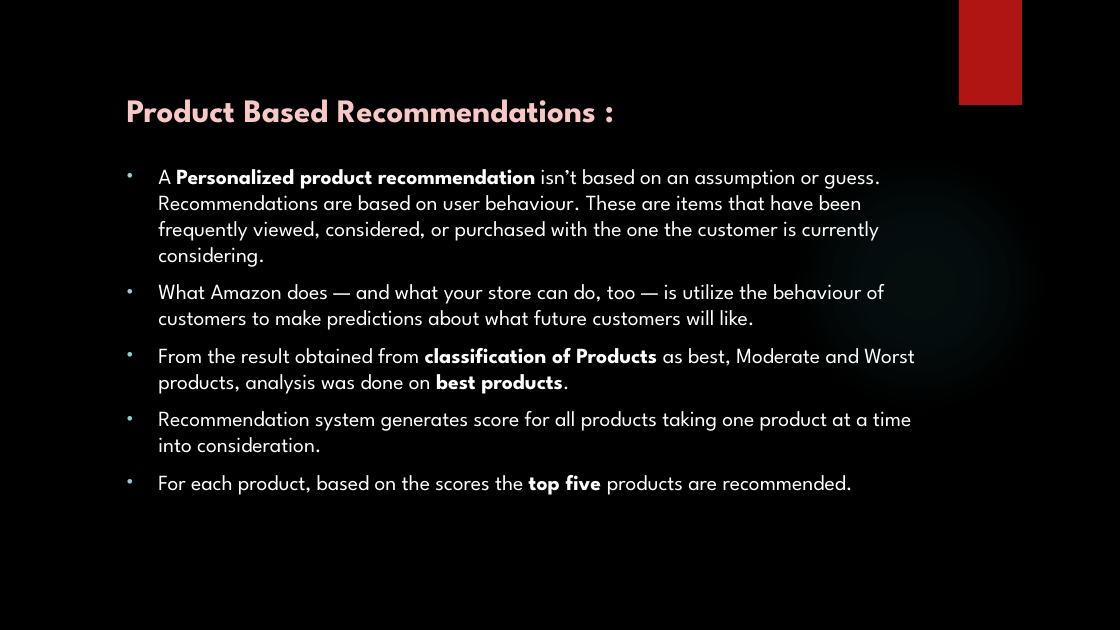
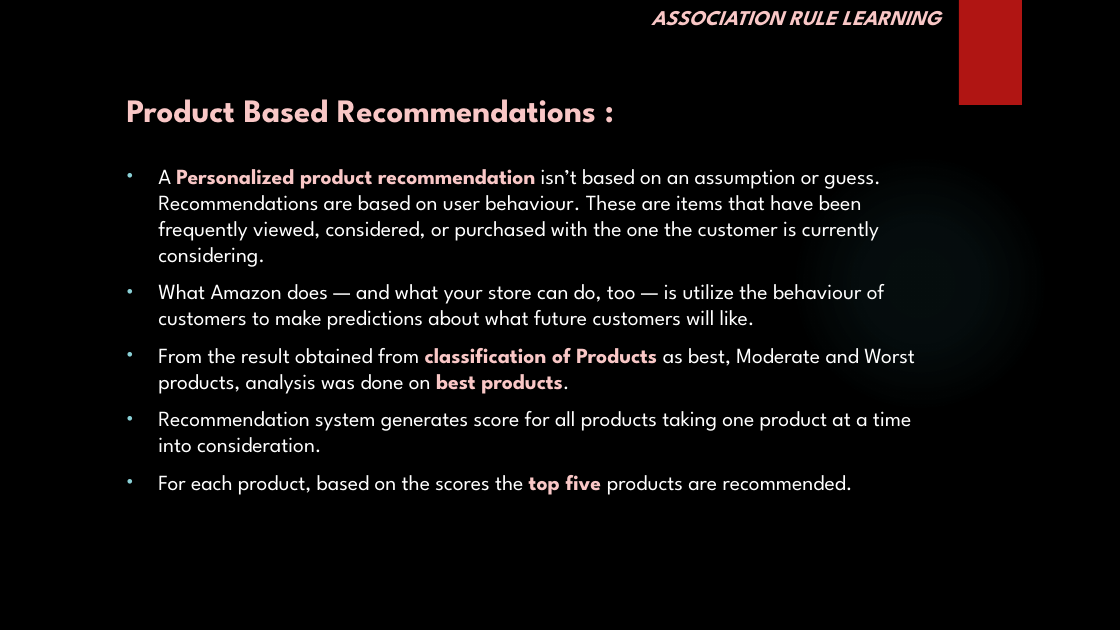
Before and after one commit to madhuhasa/digital-alpha, a slide deck: slide 28 of project/DIGITAL MARKETING.pptx (slide 26 before the commit). Drawn at 1120x630 pixels with LibreOffice and Linux fonts; fonts in the diff are those of the drawing; background and template pictures are left out. Boxes give left, top, right and bottom in pixels: in the first picture for what was removed or moved away, otherwise in the second. Text is boxed around its words. In the diff, an @@ line names an element or a change of style, - is before the commit and + after.

```diff
--- a/project/DIGITAL MARKETING.pptx
+++ b/project/DIGITAL MARKETING.pptx
@@ text added at (651, 11, 941, 26), 18 pt, text #F9C7C6, bold, italic @@
+ASSOCIATION RULE LEARNING
@@ text at (158, 169, 914, 495): text colour #FFFFFF to #F9C7C6 in "Personalized product recommendation", "classification of Products best products.", "top five" @@
```
Also in this commit, not shown: 21 other slides changed, 5 slides added, 3 slides removed.
